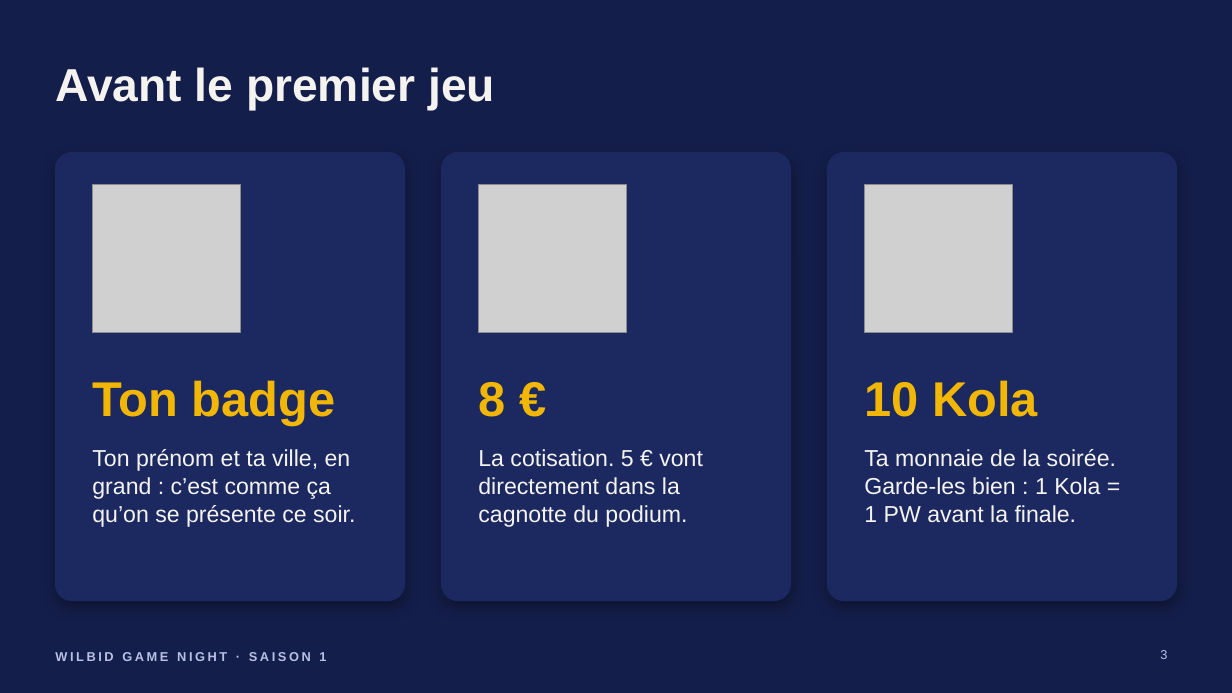
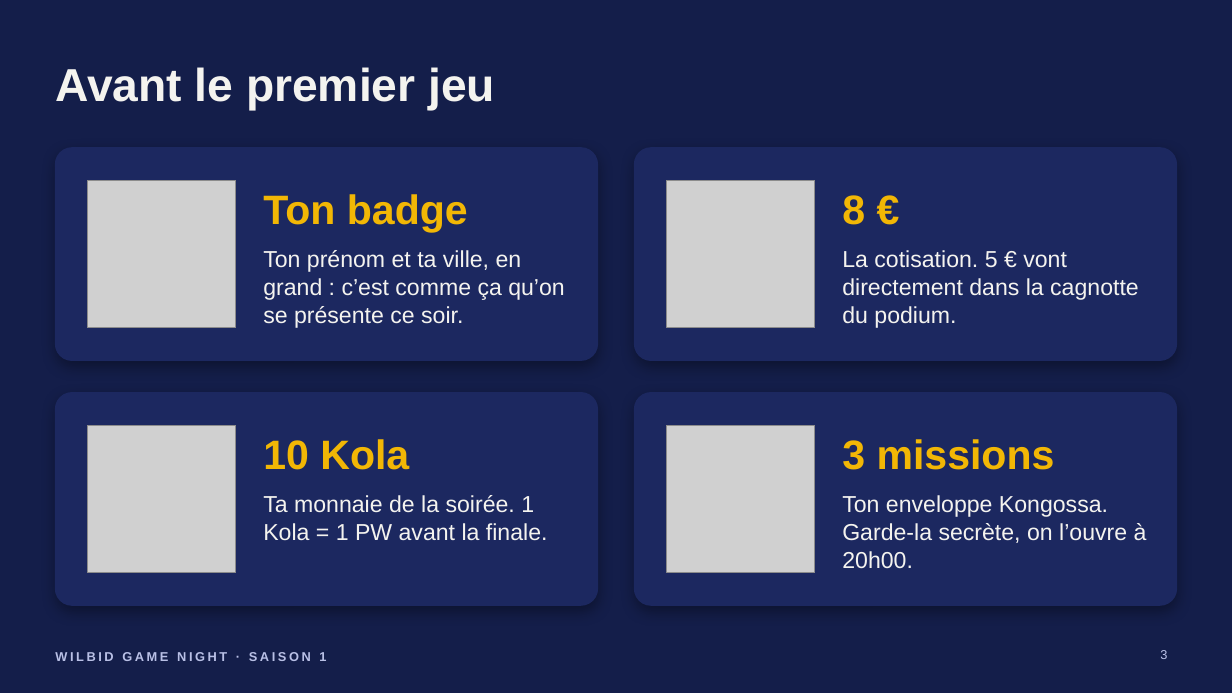
Before and after one commit to sedsgd/wilbid_game_night, a slide deck: slide 3 of documents/presentation-jour-j/Wilbid-presentation-jour-J.pptx. Drawn at 1232x693 pixels with LibreOffice and Linux fonts; fonts in the diff are those of the drawing; grey boxes stand for pictures. Boxes give left, top, right and bottom in pixels: in the first picture for what was removed or moved away, otherwise in the second. Text is boxed around its words. In the diff, an @@ line names an element or a change of style, - is before the commit and + after.

```diff
--- a/documents/presentation-jour-j/Wilbid-presentation-jour-J.pptx
+++ b/documents/presentation-jour-j/Wilbid-presentation-jour-J.pptx
@@ rounded rectangle: place and size @@
-rounded rectangle at (55,152,405,601)
+rounded rectangle at (55,148,598,360)
@@ rounded rectangle: place and size @@
-rounded rectangle at (442,152,791,601)
+rounded rectangle at (635,148,1177,360)
@@ text "Ton badge": place and size @@
-text "Ton badge" at (92,380,336,426)
+text "Ton badge" at (263,194,468,232)
@@ text "8 €": place and size @@
-text "8 €" at (478,382,505,417)
+text "8 €" at (842,195,865,225)
@@ picture: place and size @@
-picture at (92,185,240,333)
+picture at (88,180,236,328)
@@ picture: place and size @@
-picture at (479,185,627,333)
+picture at (667,180,815,328)
@@ text "Ton prénom et ta ville, ..." rewrapped from (92,449,355,527) to (263,250,565,328) @@
@@ text "La cotisation. 5 € vont ..." rewrapped from (478,449,703,527) to (842,250,1139,328) @@
@@ proportions changed in 3 elements at (55,148,598,360), (635,148,1177,360), (55,393,598,605) @@
@@ rounded rectangle: place and size @@
-rounded rectangle at (828,152,1177,601)
+rounded rectangle at (55,393,598,605)
@@ rounded rectangle added at (635,393,1177,605), fill #1C2860, outline #1C2860 1 pt @@
@@ picture: place and size @@
-picture at (865,185,1013,333)
+picture at (88,425,236,573)
@@ size 38 to 32 pt in 3 elements at (263,194,468,232), (842,195,865,225), (263,439,409,470) @@
@@ text "10 Kola": place and size @@
-text "10 Kola" at (864,380,1038,417)
+text "10 Kola" at (263,439,409,470)
@@ picture added at (667,425,815,573) @@
@@ text added at (842,439,1055,470), 32 pt, text #F2B705, bold @@
+3 missions
@@ text at (263,495,548,541): text changed @@
-Ta monnaie de la soirée. Garde-les bien : 1 Kola = 1 PW avant la finale.
+Ta monnaie de la soirée. 1 Kola = 1 PW avant la finale.
@@ text added at (842,495,1147,569), 18 pt, text #F4F3EF @@
+Ton enveloppe Kongossa. Garde-la secrète, on l’ouvre à 20h00.
```
Also in this commit, not shown: 16 other slides changed, 1 other file.
